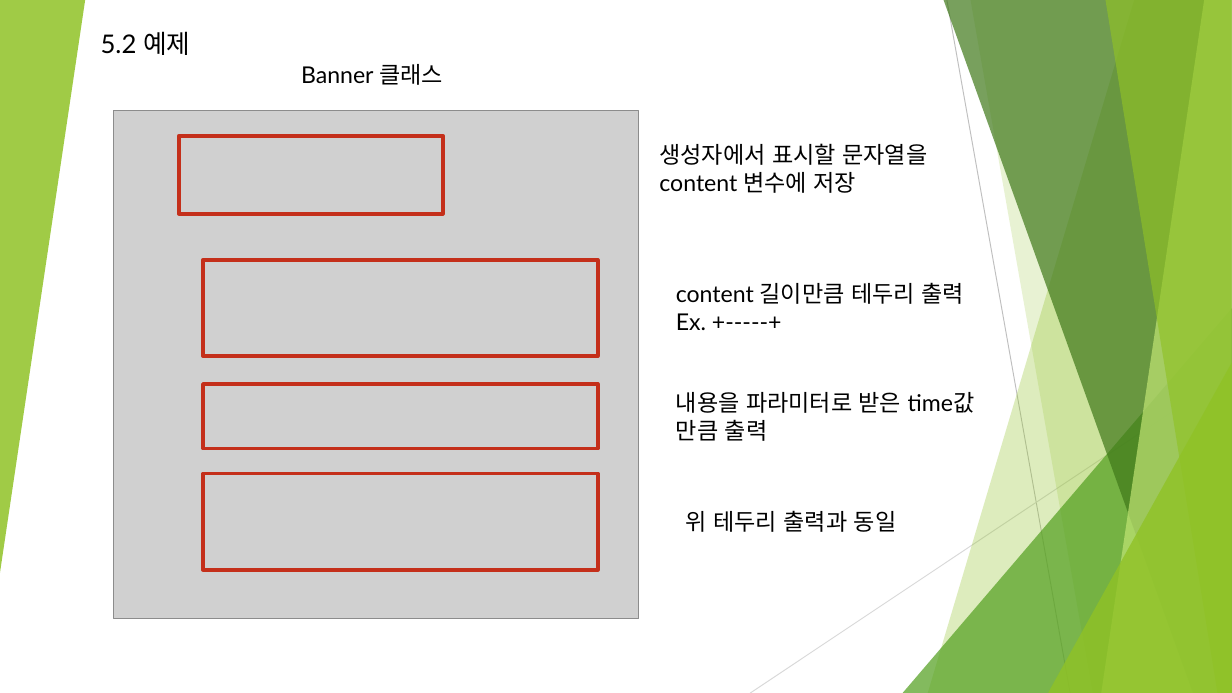
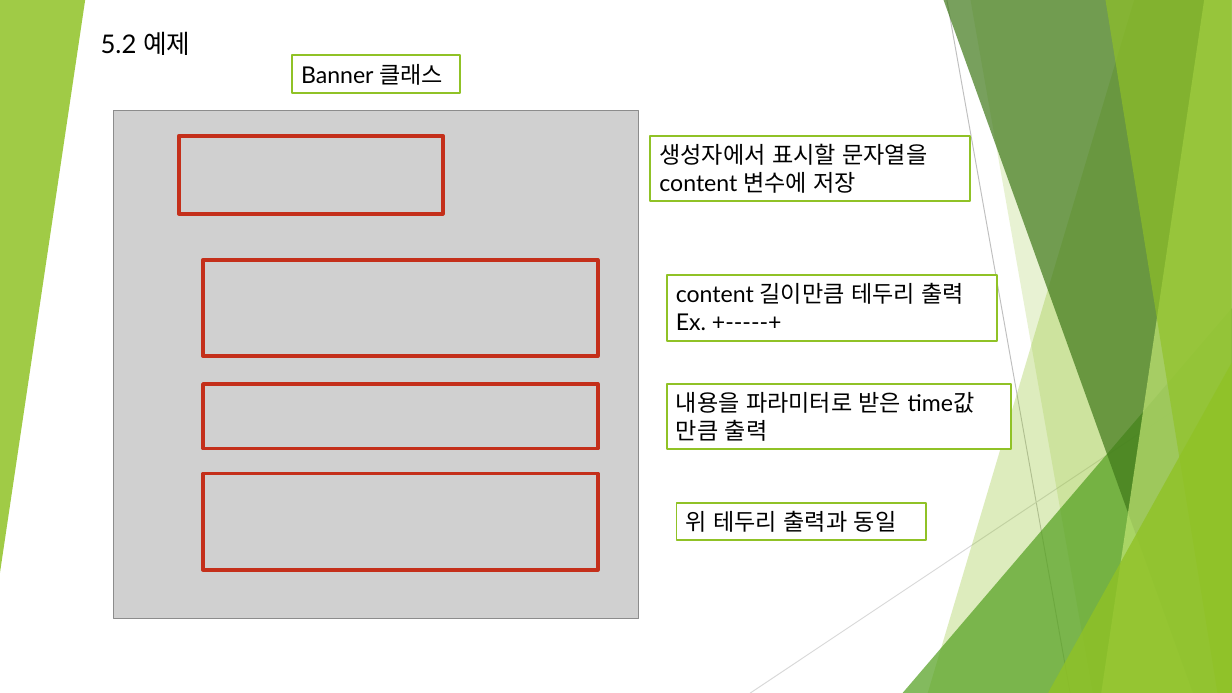
Before and after one commit to kim-seungmin/refactoringStudy, a slide deck: slide 8 of 리펙토링.pptx (slide 6 before the commit). Drawn at 1232x693 pixels with LibreOffice and Linux fonts; fonts in the diff are those of the drawing; grey boxes stand for pictures. Boxes give left, top, right and bottom in pixels: in the first picture for what was removed or moved away, otherwise in the second. Text is boxed around its words. In the diff, an @@ line names an element or a change of style, - is before the commit and + after.

```diff
--- a/리펙토링.pptx
+++ b/리펙토링.pptx
@@ 5 rectangles: place and size @@
-5 rectangles at bbox=[301, 64, 975, 532]
+5 rectangles at bbox=[292, 55, 1012, 540]
@@ fill none to #FFFFFF; outline none to #90C226 1.5 pt in 5 elements at bbox=[292, 55, 460, 92], bbox=[651, 136, 970, 201], bbox=[667, 275, 997, 341], bbox=[667, 384, 1012, 450], bbox=[677, 503, 926, 540] @@
```
Also in this commit, not shown: 6 other slides changed, 2 slides added, 1 slide removed.
